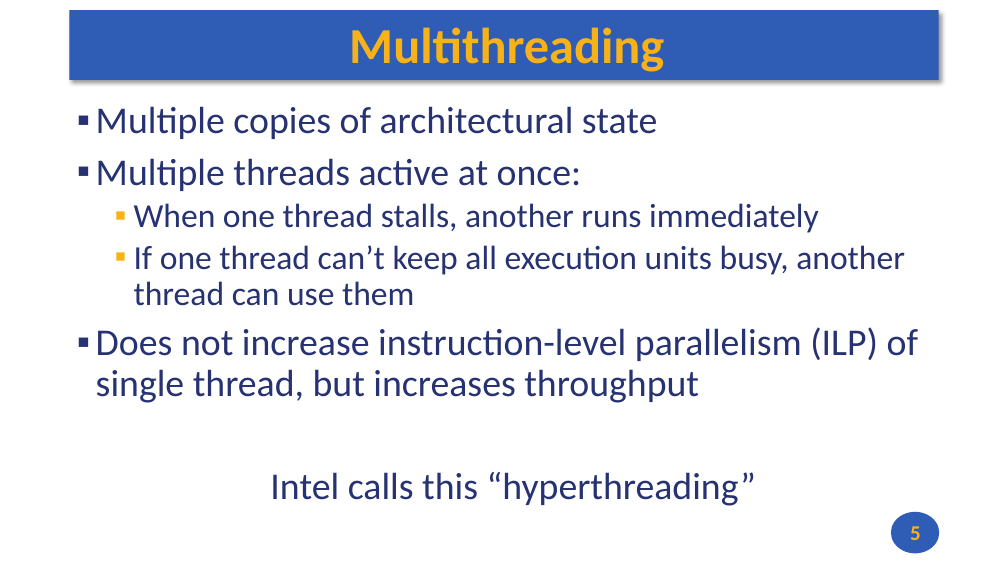
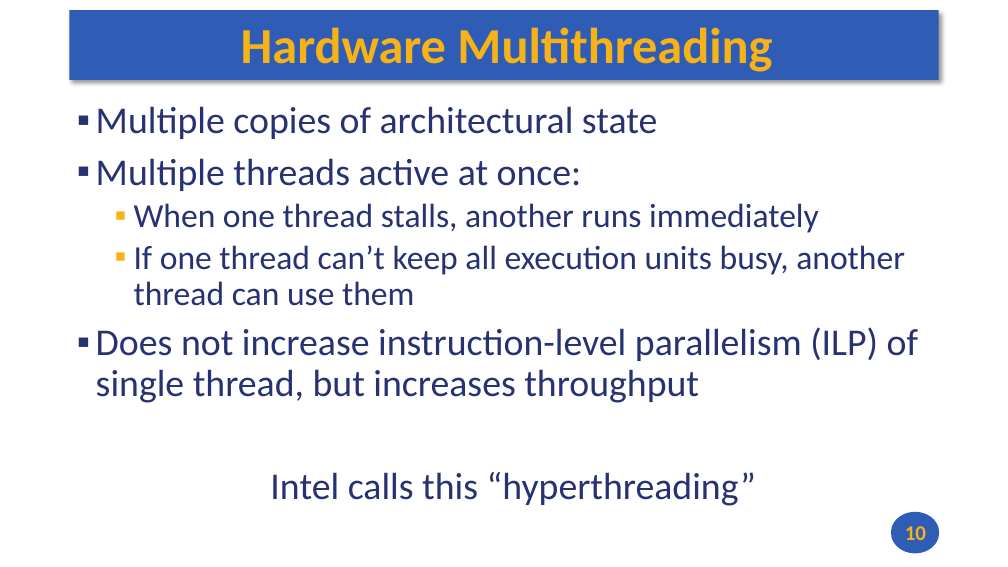
Before and after one commit to andrewt0301/hse-acos-course, a slide deck: slide 10 of docs/part1ca/14_TLP/CA_Lecture_14.pptx (slide 5 before the commit). Drawn at 1008x567 pixels with LibreOffice and Linux fonts; fonts in the diff are those of the drawing. Boxes give left, top, right and bottom in pixels: in the first picture for what was removed or moved away, otherwise in the second. Text is boxed around its words. In the diff, an @@ line names an element or a change of style, - is before the commit and + after.

```diff
--- a/docs/part1ca/14_TLP/CA_Lecture_14.pptx
+++ b/docs/part1ca/14_TLP/CA_Lecture_14.pptx
@@ title at (241,27,772,72): text changed @@
-Multithreading
+Hardware Multithreading
@@ page number at (905,526,926,540): text changed @@
-5
+10
```
Also in this commit, not shown: 11 other slides changed, 3 slides added, 2 other files.
